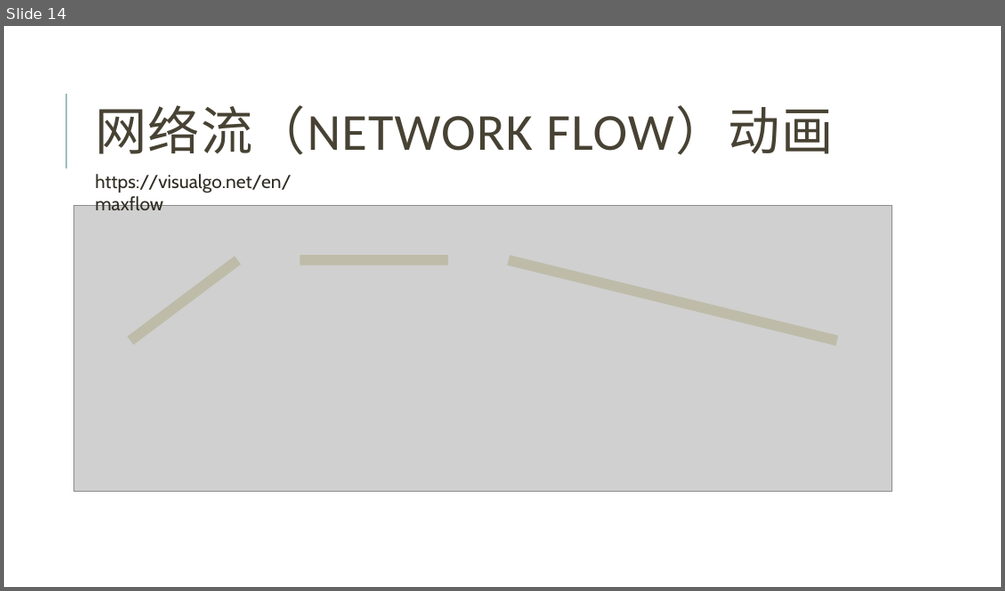
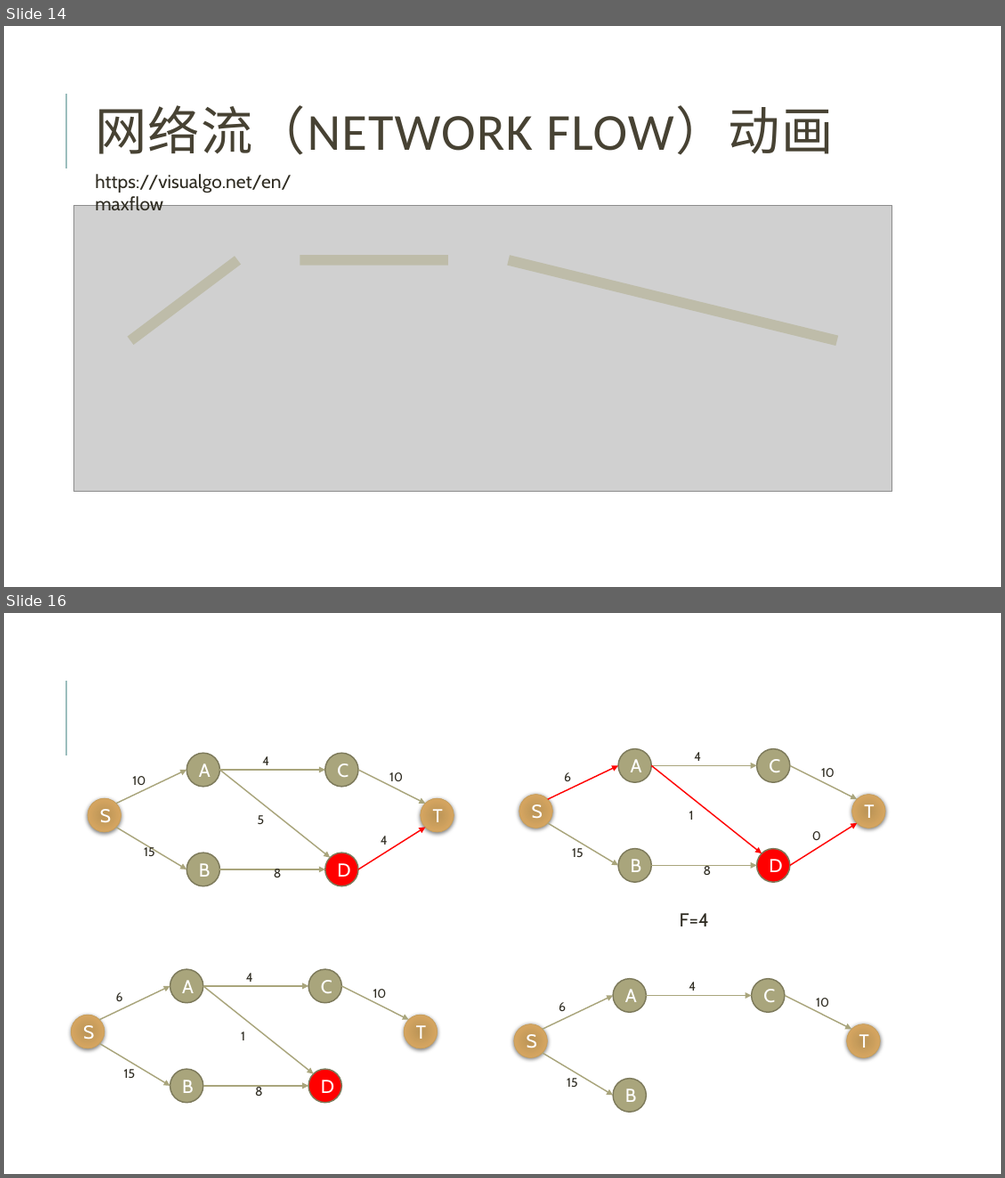
Before and after one commit to gzshawnliang/competitive-programming, a slide deck: doc/NetworkFlow/网络流.pptx. Shown one above the other, each under a label of ours: slide 14 before the commit, slides 14 and 16 after it; the slides between them are not shown. The pictures are 1005x591 and 1005x1178 pixels, drawn with LibreOffice and Linux fonts; fonts in the diff are those of the drawing; grey boxes stand for pictures. Boxes give left, top, right and bottom in pixels: in the first picture for what was removed or moved away, otherwise in the second. Text is boxed around its words. In the diff, an @@ line names an element or a change of style, - is before the commit and + after.

```diff
--- a/doc/NetworkFlow/网络流.pptx
+++ b/doc/NetworkFlow/网络流.pptx
@@ slide 16 added at [4,613,1001,1174], background #FFFFFF; not listed: 1 template element that a slide beside it also shows @@
@@ group added at [88,753,453,886]: 7 arrows, 7 texts, 6 ellipses @@
+S
+A
+B
+D
+C
+T
+4
+10
+10
+15
+8
+5
+4
@@ group added at [519,749,885,882]: 7 arrows, 7 texts, 6 ellipses @@
+S
+A
+B
+D
+C
+T
+4
+6
+10
+15
+8
+1
+0
@@ text added at [680,913,709,926], 18 pt, text #2E2B21 @@
+F=4
@@ group added at [72,969,437,1103]: 6 ellipses, 6 arrows, 6 texts @@
+S
+A
+B
+D
+C
+T
+4
+6
+10
+15
+8
+1
@@ group added at [514,979,880,1111]: 5 ellipses, 4 arrows, 4 texts @@
+S
+A
+B
+C
+T
+4
+6
+10
+15
```
Also in this commit, not shown: 3 other slides added, 1 other file.
